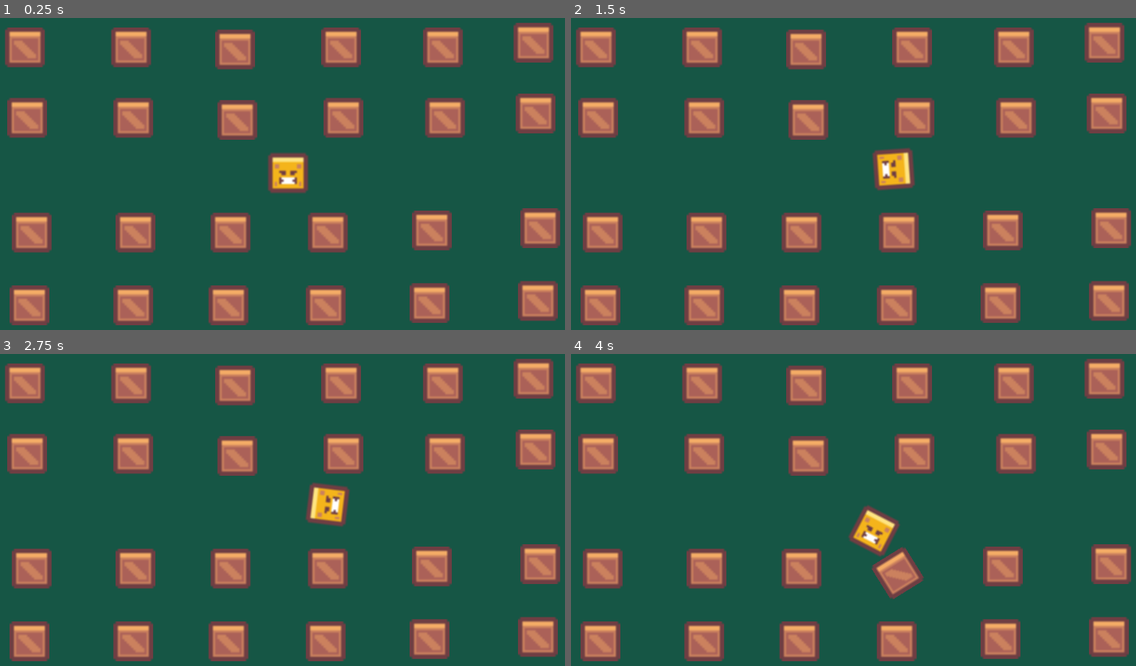
Above: before the commit, frames 1-4 (two rows, left to right).
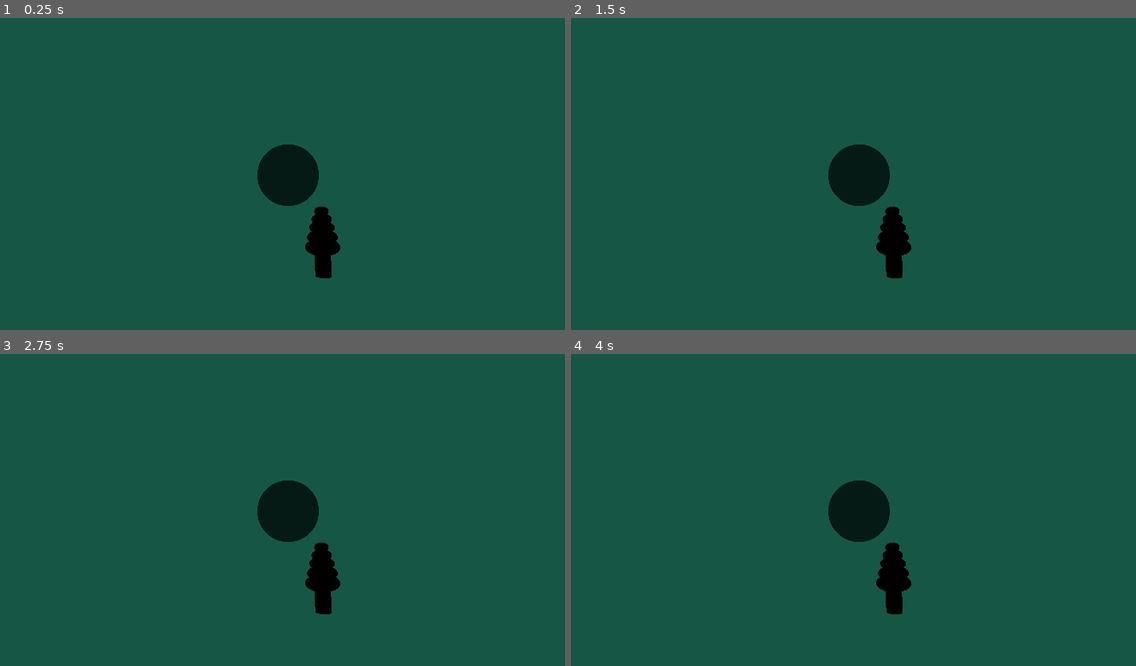
Above: after the commit, the same moments.

Repository: MikeOfEarth/GodotMicros
Game: Godot game, scene res://Balloon Popper/balloonPopper.tscn
Same seed, same stepped clock (60 frames per second), same inputs: the game is played once before the commit and once after it. Before the commit the project starts from res://Physics/physics.tscn.
Inputs (mouse positions are in pixels of both pictures, inside the frame that each line leads up to):
- Up to frame 1 (0.25 s): no input
- Up to frame 2 (1.5 s): tap Enter at 0.5 s; move the mouse to (1000, 158) at 0.52 s; hold E (turn_right) 0.53-1.28 s; click (1000, 158) at 0.67 s; move the mouse to (729, 192) at 1.27 s; hold Q (turn_left) from 1.28 s (still down)
- Up to frame 3 (2.75 s): move the mouse to (350, 432) at 2.02 s; release Q (turn_left) at 2.03 s; hold E (turn_right) from 2.03 s (still down)
- Up to frame 4 (4 s): move the mouse to (825, 581) at 2.77 s; click (825, 581) at 2.92 s; move the mouse to (1051, 566) at 3.52 s; release E (turn_right) at 3.53 s; hold Q (turn_left) from 3.53 s (still down)

The runs differ from the first frame. In frame 1, 24% of the frame differs, in the area x 0-100%, y 1-99%; in frame 2, 24%; in frame 3, 24%; in frame 4, 24%.

Commit message:
various additions

Diff:
--- a/Balloon Popper/Balloon.gd
+++ b/Balloon Popper/Balloon.gd
@@ -1,7 +1,7 @@
 extends Area3D
 
-@export var clicks_to_pop : int = 5
-@export var size_increase : float = 0.2
+@export var clicks_to_pop : int = randi_range(3,6)
+@export var size_increase : float = .4/(clicks_to_pop/3)
 @export var score_to_give : int = 1
 
 
--- a/Balloon Popper/balloonPopper.tscn
+++ b/Balloon Popper/balloonPopper.tscn
@@ -1,65 +1,12 @@
-[gd_scene load_steps=4 format=3 uid="uid://yxdrd8pb4tx6"]
+[gd_scene load_steps=3 format=3 uid="uid://yxdrd8pb4tx6"]
 
 [ext_resource type="Script" path="res://Balloon Popper/balloonManager.gd" id="1_b7ns4"]
 [ext_resource type="PackedScene" uid="uid://dr5ag8ynh5x8y" path="res://Balloon Popper/balloon.tscn" id="2_3eujs"]
-
-[sub_resource type="LabelSettings" id="LabelSettings_0nbsh"]
-line_spacing = 16.0
-font_size = 37
 
 [node name="Main" type="Node3D"]
 script = ExtResource("1_b7ns4")
 
 [node name="Balloon" parent="." instance=ExtResource("2_3eujs")]
-clicks_to_pop = 3
 
 [node name="Camera3D" type="Camera3D" parent="."]
-transform = Transform3D(1, 0, 0, 0, 1, 0, 0, 0, 1, 0, 0, 6)
-
-[node name="DirectionalLight3D" type="DirectionalLight3D" parent="."]
-transform = Transform3D(0.936507, 0, 0.350649, -0.293648, 0.546526, 0.784271, -0.191639, -0.837442, 0.511825, 3.60088, 3.04086, 3.98698)
-
-[node name="Balloon2" parent="." instance=ExtResource("2_3eujs")]
-transform = Transform3D(1, 0, 0, 0, 1, 0, 0, 0, 1, -2.15308, 0, 0.602431)
-clicks_to_pop = 6
-
-[node name="Balloon3" parent="." instance=ExtResource("2_3eujs")]
-transform = Transform3D(1, 0, 0, 0, 1, 0, 0, 0, 1, -1.55765, 1.21121, -0.915369)
-clicks_to_pop = 4
-
-[node name="Balloon4" parent="." instance=ExtResource("2_3eujs")]
-transform = Transform3D(1, 0, 0, 0, 1, 0, 0, 0, 1, 2.39156, -0.336397, 0.196312)
-clicks_to_pop = 4
-
-[node name="Balloon5" parent="." instance=ExtResource("2_3eujs")]
-transform = Transform3D(1, 0, 0, 0, 1, 0, 0, 0, 1, 1.53139, 0.887799, -1.90724)
-
-[node name="Balloon6" parent="." instance=ExtResource("2_3eujs")]
-transform = Transform3D(0.7601, 0, 0.649806, -0.644838, -0.123428, 0.754288, 0.0802045, -0.992353, -0.0938178, 2.15056, 0.440355, -1.02605)
-clicks_to_pop = 6
-
-[node name="Balloon7" parent="." instance=ExtResource("2_3eujs")]
-transform = Transform3D(0.7601, 0, 0.649806, -0.644838, -0.123428, 0.754288, 0.0802045, -0.992353, -0.0938178, 0.905473, 2.28315, -1.25526)
-clicks_to_pop = 3
-
-[node name="Balloon8" parent="." instance=ExtResource("2_3eujs")]
-transform = Transform3D(0.7601, 0, 0.649806, -0.644838, -0.123428, 0.754288, 0.0802045, -0.992353, -0.0938178, 0.371777, 0.60484, -2.26706)
-clicks_to_pop = 6
-
-[node name="Balloon9" parent="." instance=ExtResource("2_3eujs")]
-transform = Transform3D(0.7601, 0, 0.649806, -0.644838, -0.123428, 0.754288, 0.0802045, -0.992353, -0.0938178, 4.09595, -0.912215, -0.518831)
-clicks_to_pop = 9
-
-[node name="Balloon10" parent="." instance=ExtResource("2_3eujs")]
-transform = Transform3D(0.7601, 0, 0.649806, -0.644838, -0.123428, 0.754288, 0.0802045, -0.992353, -0.0938178, 2.07523, -2.09533, -1.6053)
-clicks_to_pop = 2
-
-[node name="Score" type="Label" parent="."]
-offset_left = 503.0
-offset_top = 12.0
-offset_right = 652.0
-offset_bottom = 65.0
-text = "Score : 0"
-label_settings = SubResource("LabelSettings_0nbsh")
-horizontal_alignment = 1
-vertical_alignment = 1
+transform = Transform3D(1, 0, 0, 0, 1, 0, 0, 0, 1, 0, 0, 3.81251)
--- a/Ski/main.tscn
+++ b/Ski/main.tscn
@@ -44,7 +44,7 @@
 [sub_resource type="BoxShape3D" id="BoxShape3D_3gnra"]
 size = Vector3(1, 10.2186, 1.58154)
 
-[node name="Main" type="Node3D"]
+[node name="Maino" type="Node3D"]
 script = ExtResource("1_mas0p")
 
 [node name="Ground" type="StaticBody3D" parent="."]
--- a/project.godot
+++ b/project.godot
@@ -11,7 +11,7 @@
 [application]
 
 config/name="Micro Builds"
-run/main_scene="res://Physics/physics.tscn"
+run/main_scene="res://Balloon Popper/balloonPopper.tscn"
 config/features=PackedStringArray("4.2", "Mobile")
 config/icon="res://icon.svg"
 
